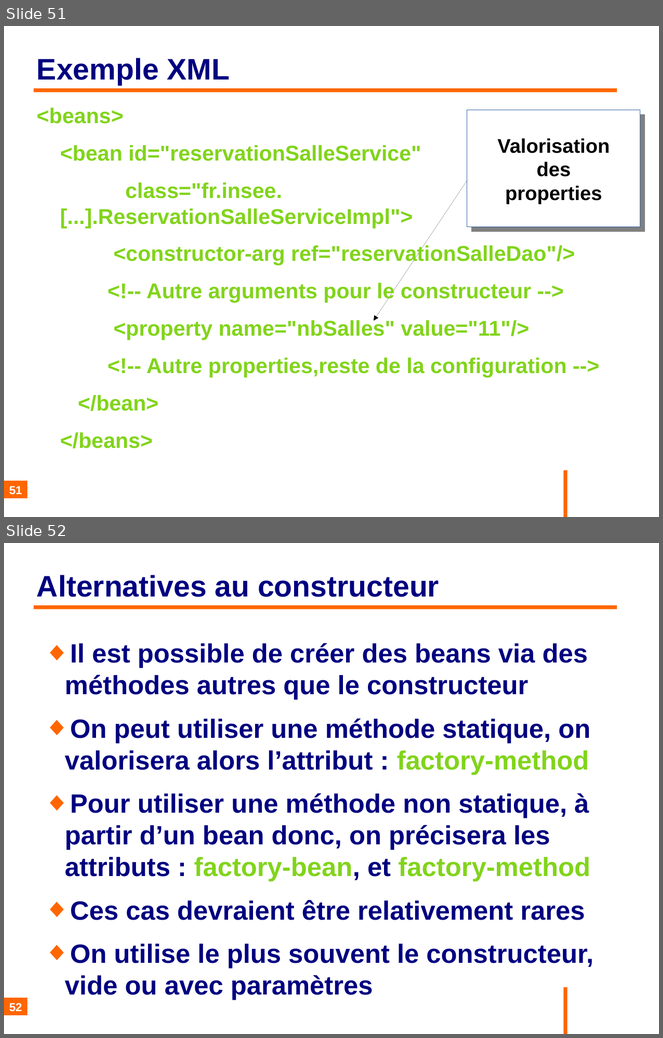
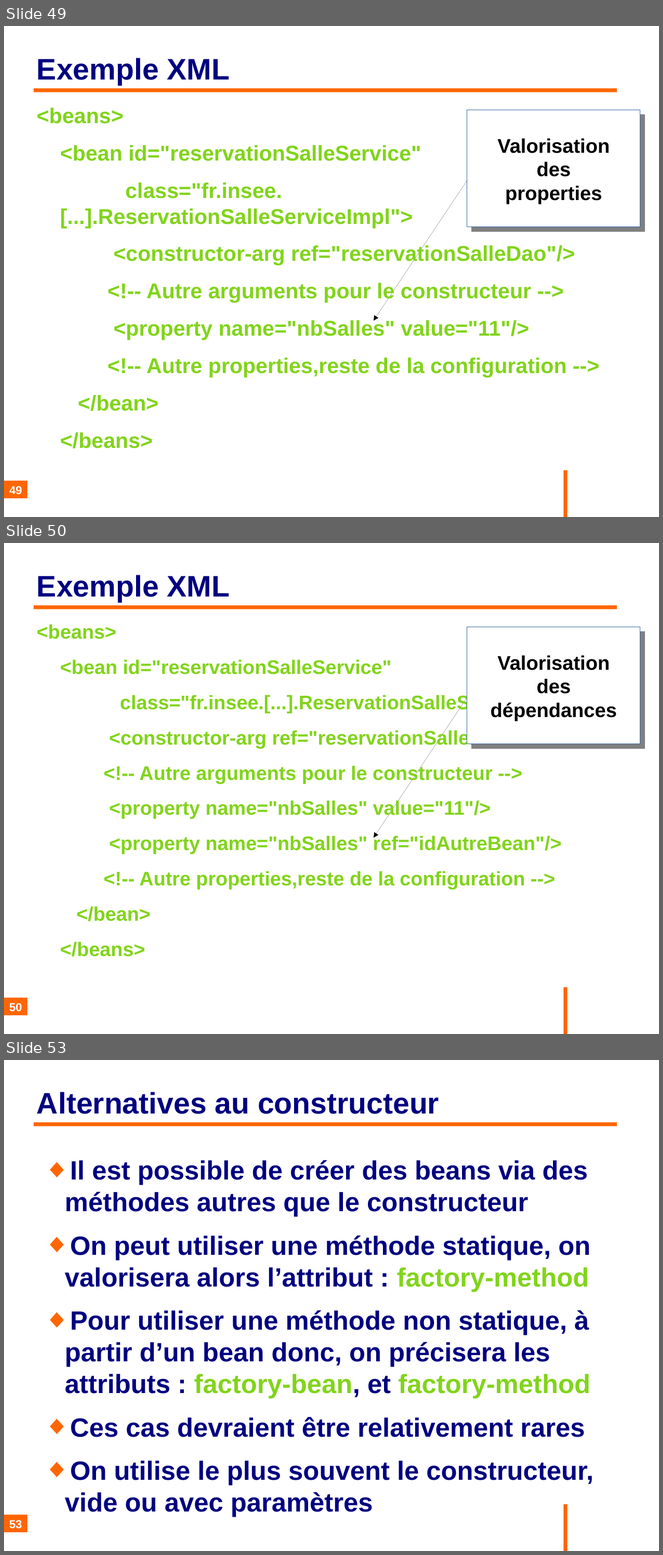
Before and after one commit to philphils/formation-spring, a slide deck: Documentation/diapo_formation_spring.odp. Shown one above the other, each under a label of ours: slides 51 and 52 before the commit, slides 49, 50 and 53 after it; the slides between them are not shown. The pictures are 663x1038 and 663x1555 pixels, drawn with LibreOffice and Linux fonts; fonts in the diff are those of the drawing; background and template pictures are left out. Boxes give left, top, right and bottom in pixels: in the first picture for what was removed or moved away, otherwise in the second. Text is boxed around its words. In the diff, an @@ line names an element or a change of style, - is before the commit and + after.

```diff
--- a/Documentation/diapo_formation_spring.odp
+++ b/Documentation/diapo_formation_spring.odp
@@ slide 50 added at (x1=4, y1=543, x2=659, y2=1034), background #FFFFFF; not listed: 1 template element that a slide beside it also shows @@
@@ title added at (x1=37, y1=575, x2=230, y2=602), 36 pt, text #000080, bold @@
+Exemple XML
@@ line added from (34, 607) to (618, 607), #FF6600 4.54 pt @@
@@ text added at (x1=37, y1=624, x2=588, y2=957), 23.8 pt, text #81D41A, bold @@
+<beans>
+<bean id="reservationSalleService"
+class="fr.insee.[...].ReservationSalleServiceImpl">
+<constructor-arg ref="reservationSalleDao"/>
+<!-- Autre arguments pour le constructeur -->
+<property name="nbSalles" value="11"/>
+<property name="nbSalles" ref="idAutreBean"/>
+<!-- Autre properties,reste de la configuration -->
+</bean>
+</beans>
@@ rectangle added at (x1=468, y1=627, x2=641, y2=745), fill #FFFFFF, outline #3465A4 0 pt @@
@@ text added at (x1=491, y1=655, x2=617, y2=721), 24 pt, text #000000, bold @@
+Valorisation des dépendances
@@ arrow added from (468, 697) to (374, 838), #000000 0 pt @@
@@ page number added at (x1=4, y1=999, x2=27, y2=1016), fill #FF6600, 14 pt, text #FFFFFF, bold @@
+50
@@ what was slide 51 is now slide 49 @@
@@ page number at (x1=9, y1=486, x2=22, y2=495): text changed @@
-51
+49
@@ what was slide 52 is now slide 53 @@
@@ page number at (x1=9, y1=1520, x2=22, y2=1529): text changed @@
-52
+53
```
Also in this commit, not shown: 15 slides changed, 1 other slide added.
